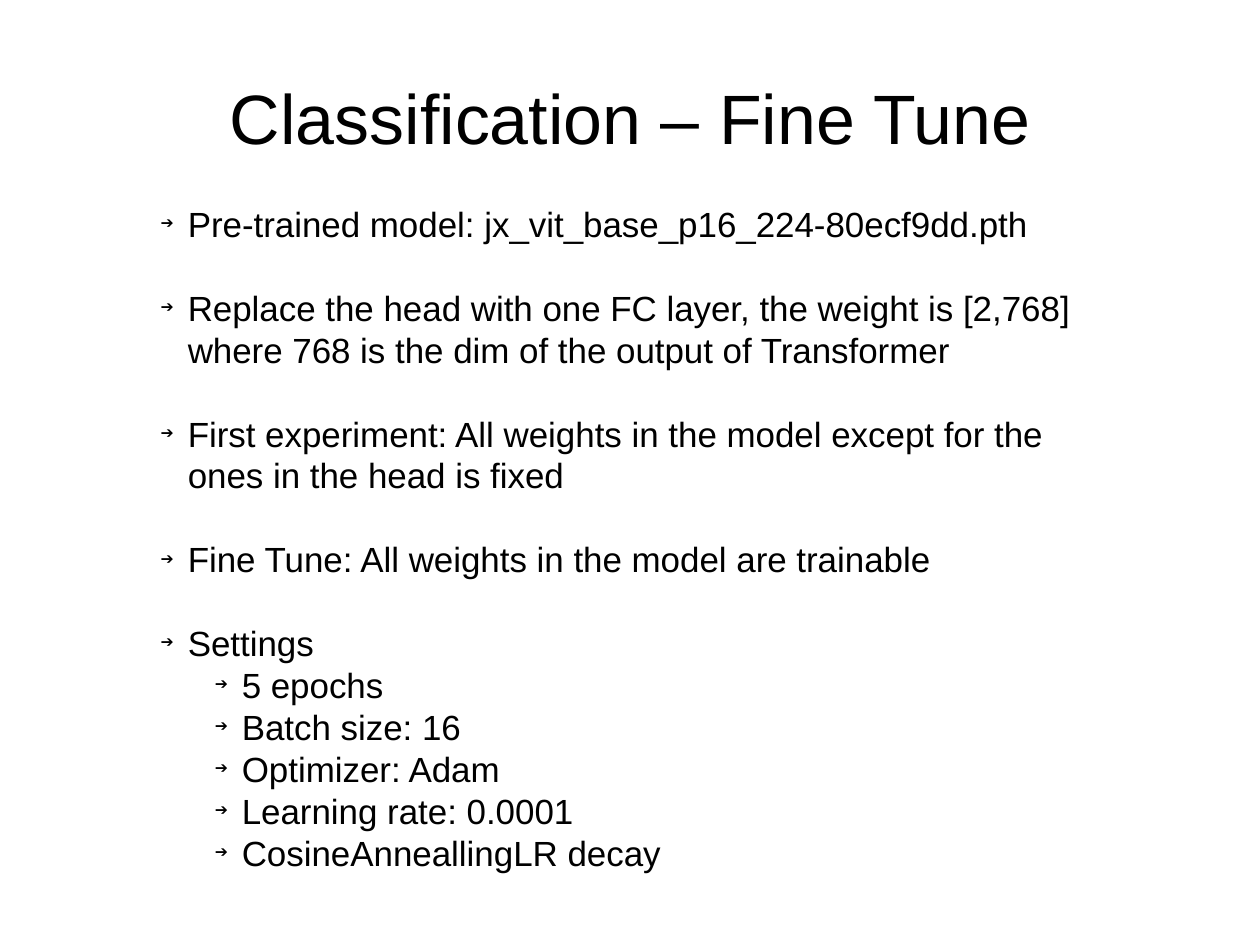
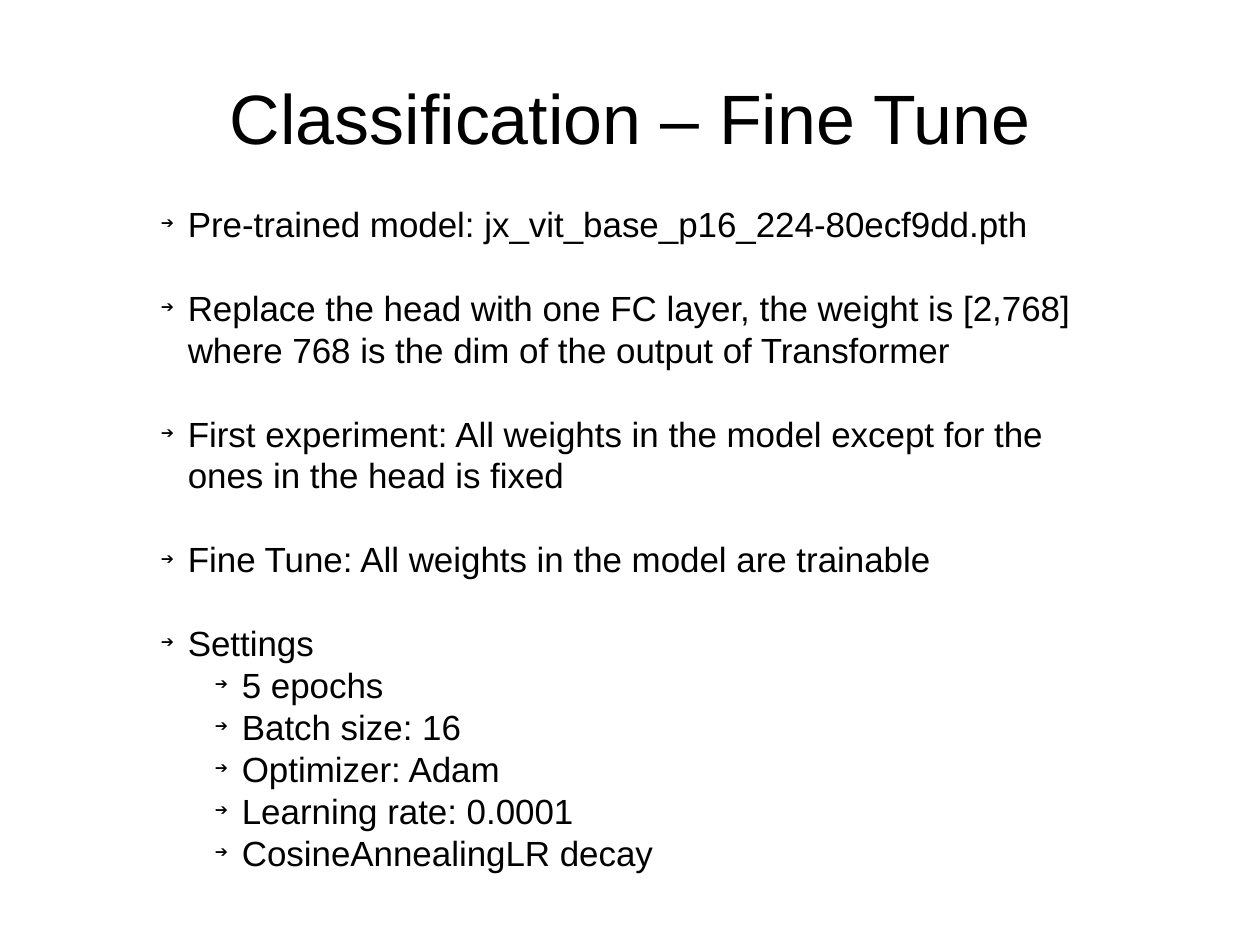
Before and after one commit to runnphoenix/ViT-experiment, a slide deck: slide 6 of report/report.pptx. Drawn at 1260x945 pixels with LibreOffice and Linux fonts; fonts in the diff are those of the drawing; background and template pictures are left out. Boxes give left, top, right and bottom in pixels: in the first picture for what was removed or moved away, otherwise in the second. Text is boxed around its words. In the diff, an @@ line names an element or a change of style, - is before the commit and + after.

```diff
--- a/report/report.pptx
+++ b/report/report.pptx
@@ text at (x1=242, y1=840, x2=653, y2=873): text changed @@
-    ➔ CosineAnneallingLR decay
+    ➔ CosineAnnealingLR decay
```
Also in this commit, not shown: 10 other slides changed, 4 other files.
